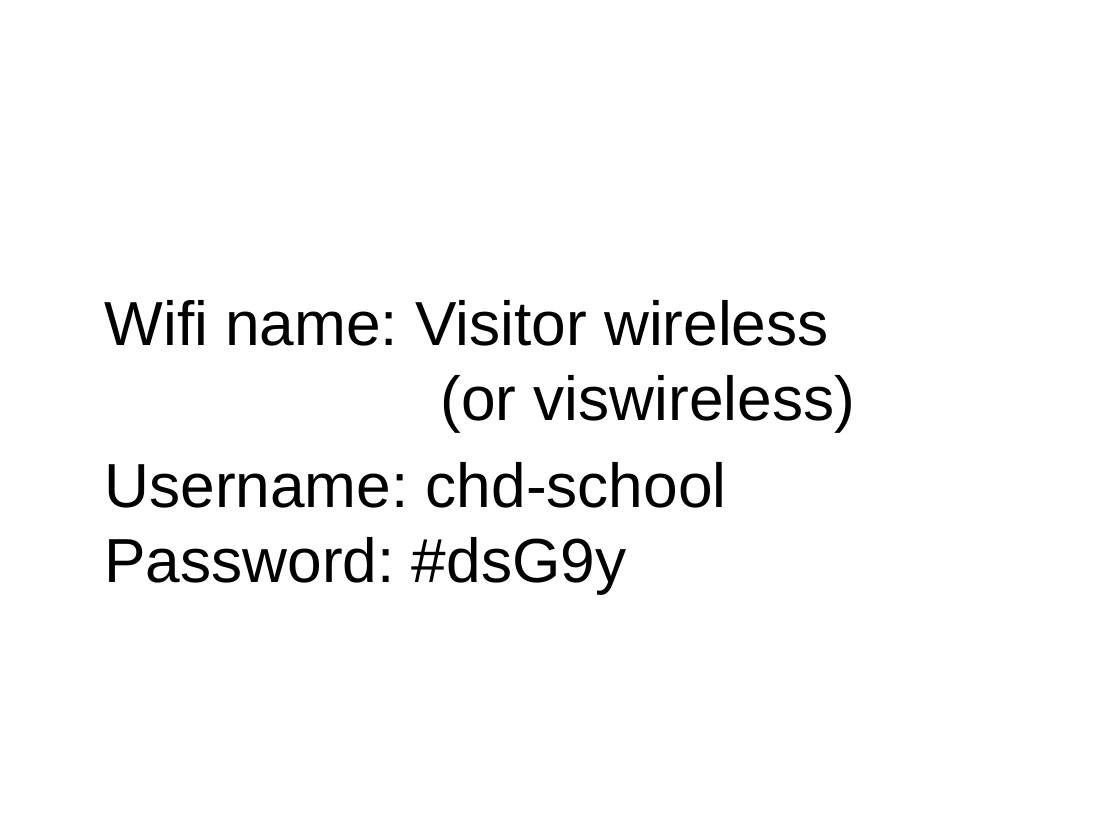
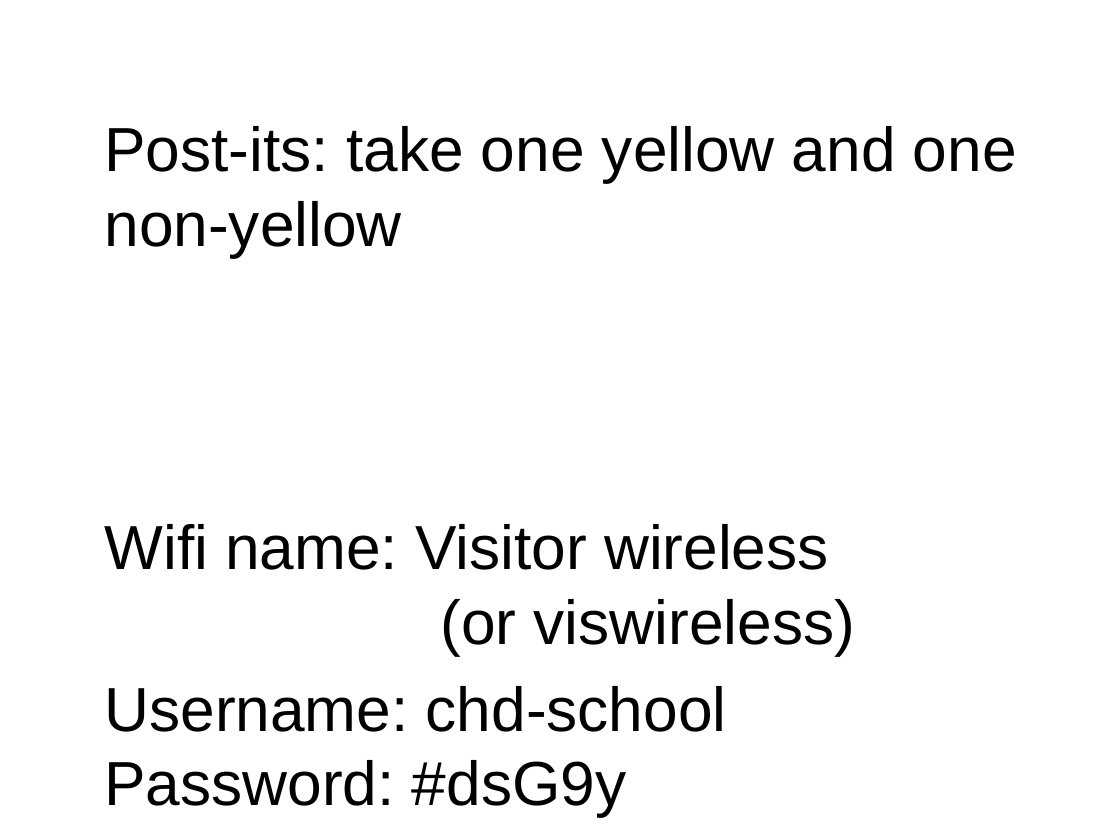
Before and after one commit to cskemp/chdss2019_content, a slide deck: slide 2 of day1/slides/git.pptx. Drawn at 1120x840 pixels with LibreOffice and Linux fonts; fonts in the diff are those of the drawing. Boxes give left, top, right and bottom in pixels: in the first picture for what was removed or moved away, otherwise in the second. Text is boxed around its words. In the diff, an @@ line names an element or a change of style, - is before the commit and + after.

```diff
--- a/day1/slides/git.pptx
+++ b/day1/slides/git.pptx
@@ text at <box>105,126,1017,257</box>: paragraph added @@
+Post-its: take one yellow and one non-yellow
```
Also in this commit, not shown: 1 other slide changed, 4 other files.
